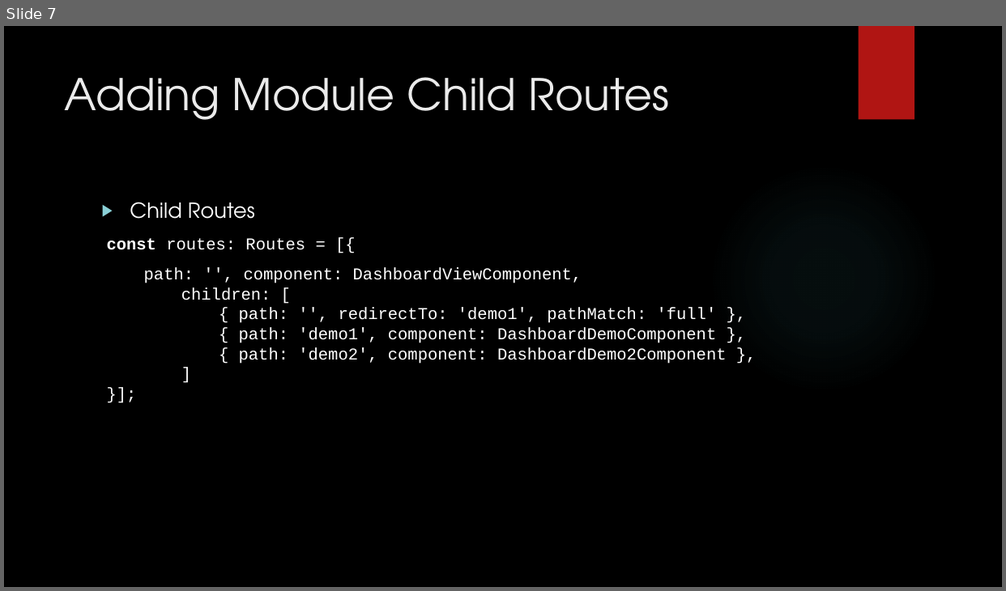
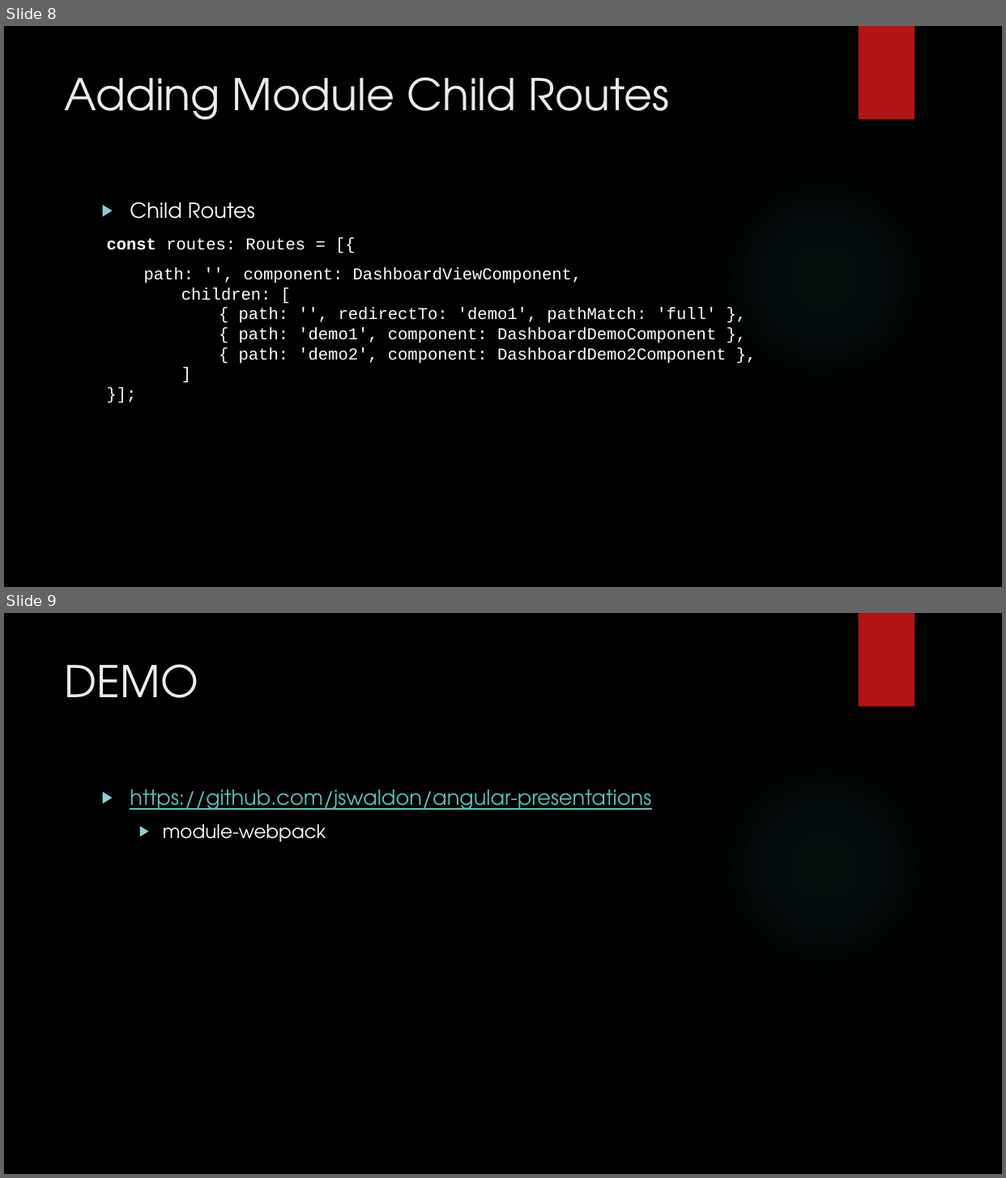
Before and after one commit to jerhemy/angular-presentations, a slide deck: Modules and Webpack.pptx. Shown one above the other, each under a label of ours: slide 7 before the commit, slides 8 and 9 after it. The pictures are 1006x591 and 1006x1178 pixels, drawn with LibreOffice and Linux fonts; fonts in the diff are those of the drawing; background and template pictures are left out. Boxes give left, top, right and bottom in pixels: in the first picture for what was removed or moved away, otherwise in the second. Text is boxed around its words. In the diff, an @@ line names an element or a change of style, - is before the commit and + after.

```diff
--- a/Modules and Webpack.pptx
+++ b/Modules and Webpack.pptx
@@ slide 9 added at bbox=[4, 613, 1002, 1174], background picture (left out); not listed: 2 template elements that a slide beside it also shows @@
@@ title added at bbox=[65, 664, 198, 698], 42 pt, text #EBEBEB @@
+DEMO
@@ text added at bbox=[130, 790, 651, 842], 20 pt, text #58C1BA, underline @@
+▶ https://github.com/jswaldon/angular-presentations
+  ▶ module-webpack
@@ what was slide 7 is now slide 8 @@
```
Also in this commit, not shown: 1 slide changed, 2 other slides added.
